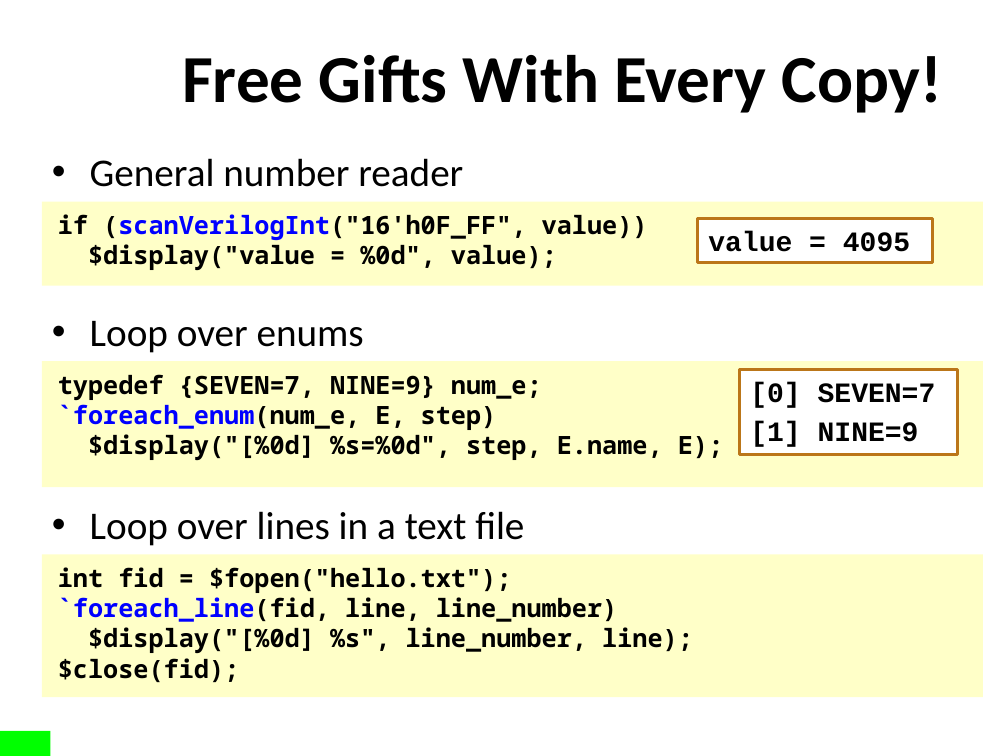
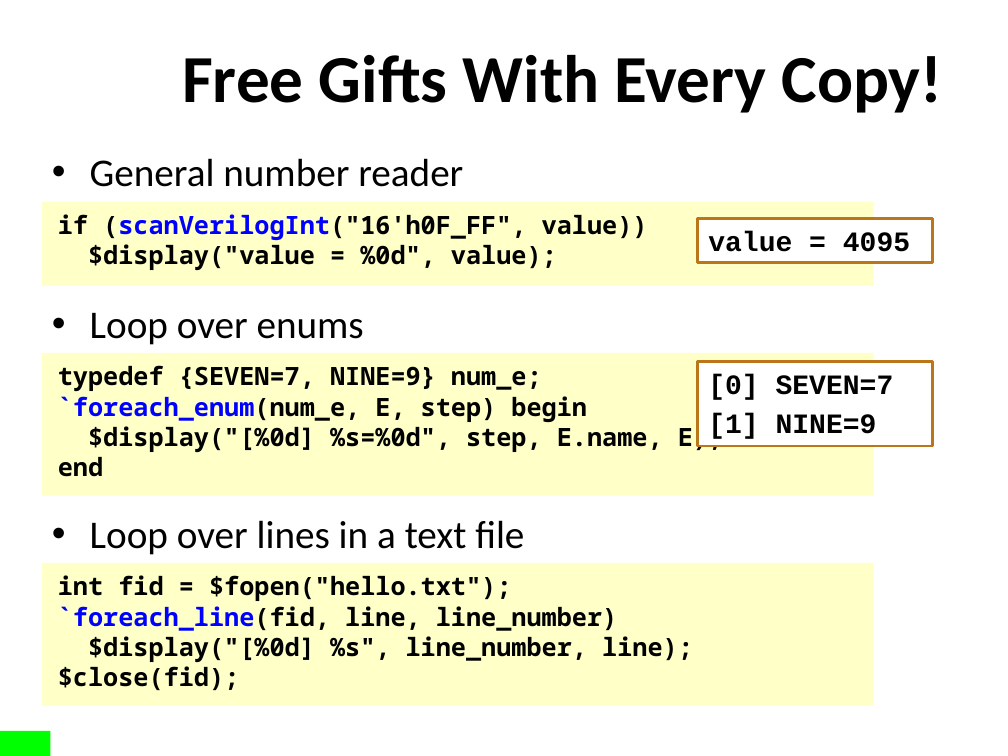
Before and after one commit to xiaoweish/svlib, a slide deck: slide 19 of svlib/doc/163-aq602-final.pptx. Drawn at 1008x756 pixels with LibreOffice and Linux fonts; fonts in the diff are those of the drawing; background and template pictures are left out. Boxes give left, top, right and bottom in pixels: in the first picture for what was removed or moved away, otherwise in the second. Text is boxed around its words. In the diff, an @@ line names an element or a change of style, - is before the commit and + after.

Commit message:
Final version of presentation as delivered at DVCon.

```diff
--- a/svlib/doc/163-aq602-final.pptx
+++ b/svlib/doc/163-aq602-final.pptx
@@ rectangle "if (scanVerilogInt("16'h0F_FF", value))": place and size @@
-rectangle "if (scanVerilogInt("16'h0F_FF", value))" at box(42, 202, 983, 285)
+rectangle "if (scanVerilogInt("16'h0F_FF", value))" at box(42, 202, 874, 285)
@@ text "Loop over enums": place and size @@
-text "Loop over enums" at box(90, 321, 364, 353)
+text "Loop over enums" at box(90, 313, 364, 345)
@@ rectangle "typedef {SEVEN=7, NINE=9} num_e;": place and size @@
-rectangle "typedef {SEVEN=7, NINE=9} num_e;" at box(42, 361, 983, 487)
+rectangle "typedef {SEVEN=7, NINE=9} num_e;" at box(42, 353, 874, 496)
@@ rectangle "[0] SEVEN=7": place and size @@
-rectangle "[0] SEVEN=7" at box(739, 370, 958, 455)
+rectangle "[0] SEVEN=7" at box(698, 361, 932, 446)
@@ text in rectangle at box(58, 396, 587, 422): text changed @@
-`foreach_enum(num_e, E, step)
+`foreach_enum(num_e, E, step) begin
@@ text in rectangle at box(58, 457, 103, 477): paragraph added @@
+end
@@ text "Loop over lines in a ...": place and size @@
-text "Loop over lines in a ..." at box(90, 511, 524, 546)
+text "Loop over lines in a ..." at box(90, 520, 524, 555)
@@ rectangle "int fid = $fopen("hello.txt");": place and size @@
-rectangle "int fid = $fopen("hello.txt");" at box(42, 554, 983, 698)
+rectangle "int fid = $fopen("hello.txt");" at box(42, 562, 874, 706)
```
